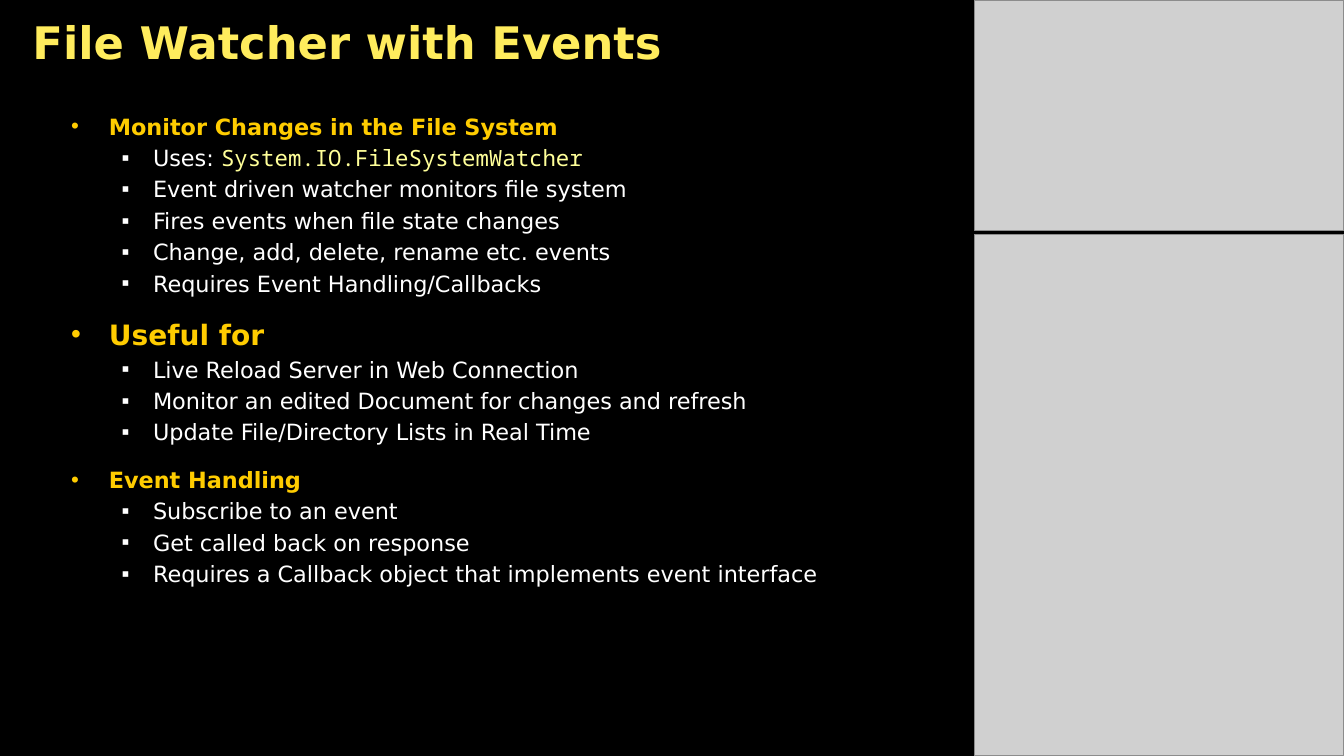
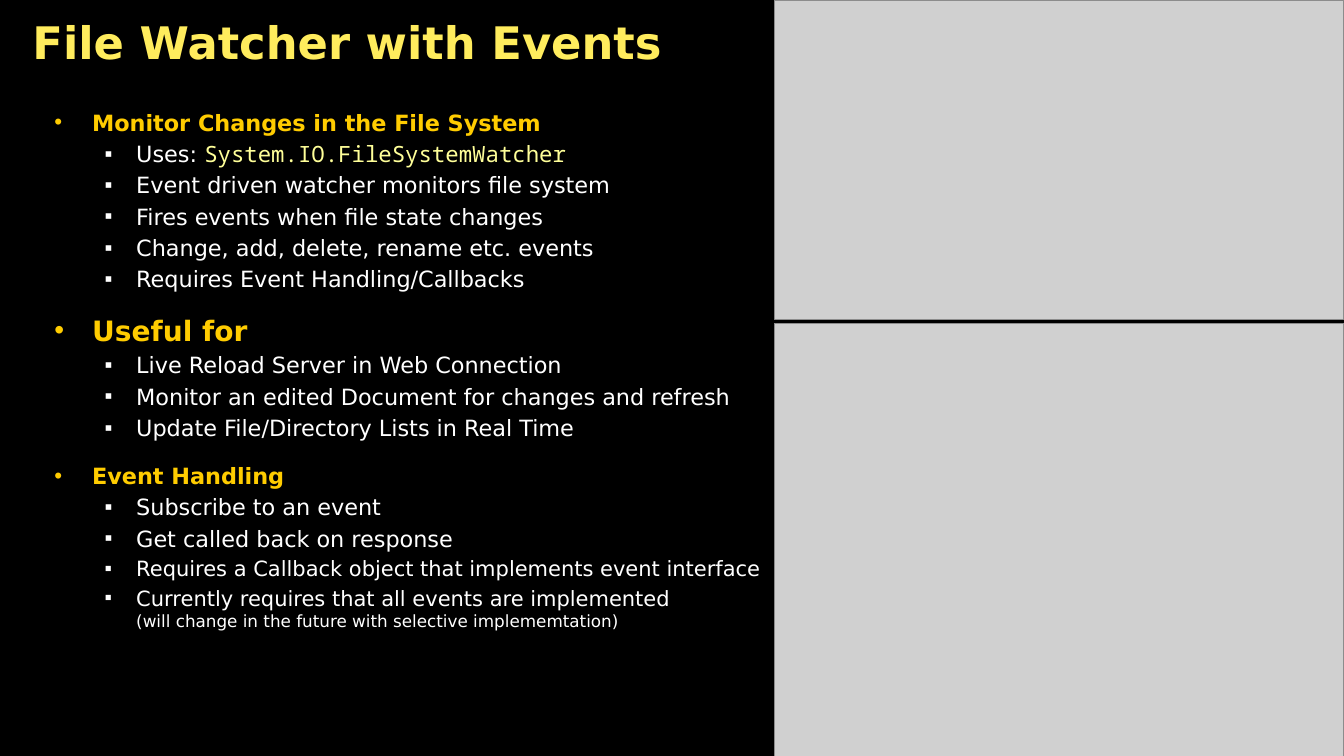
Before and after one commit to RickStrahl/swfox2024-wwdotnetbridge-revisited, a slide deck: slide 16 of Documents/Strahl-swFox2024-wwDotnetBridge-Revisited.pptx. Drawn at 1344x756 pixels with LibreOffice and Linux fonts; fonts in the diff are those of the drawing; grey boxes stand for pictures; background and template pictures are left out. Boxes give left, top, right and bottom in pixels: in the first picture for what was removed or moved away, otherwise in the second. Text is boxed around its words. In the diff, an @@ line names an element or a change of style, - is before the commit and + after.

```diff
--- a/Documents/Strahl-swFox2024-wwDotnetBridge-Revisited.pptx
+++ b/Documents/Strahl-swFox2024-wwDotnetBridge-Revisited.pptx
@@ picture: place and size @@
-picture at [975, 0, 1344, 231]
+picture at [774, 0, 1344, 320]
@@ text "Monitor Changes in the File ...": place and size @@
-text "Monitor Changes in the File ..." at [109, 118, 818, 587]
+text "Monitor Changes in the File ..." at [92, 114, 761, 631]
@@ picture: place and size @@
-picture at [975, 234, 1344, 756]
+picture at [774, 324, 1344, 756]
@@ text at [136, 560, 761, 581]: size 16 to 15 pt in "Requires a Callback object that implements event ..." @@
@@ text at [136, 590, 669, 631]: paragraph added @@
+  ▪ Currently requires that all events are implemented
+    (will change in the future with selective implememtation)
```
Also in this commit, not shown: 14 other slides changed, 24 other files.
